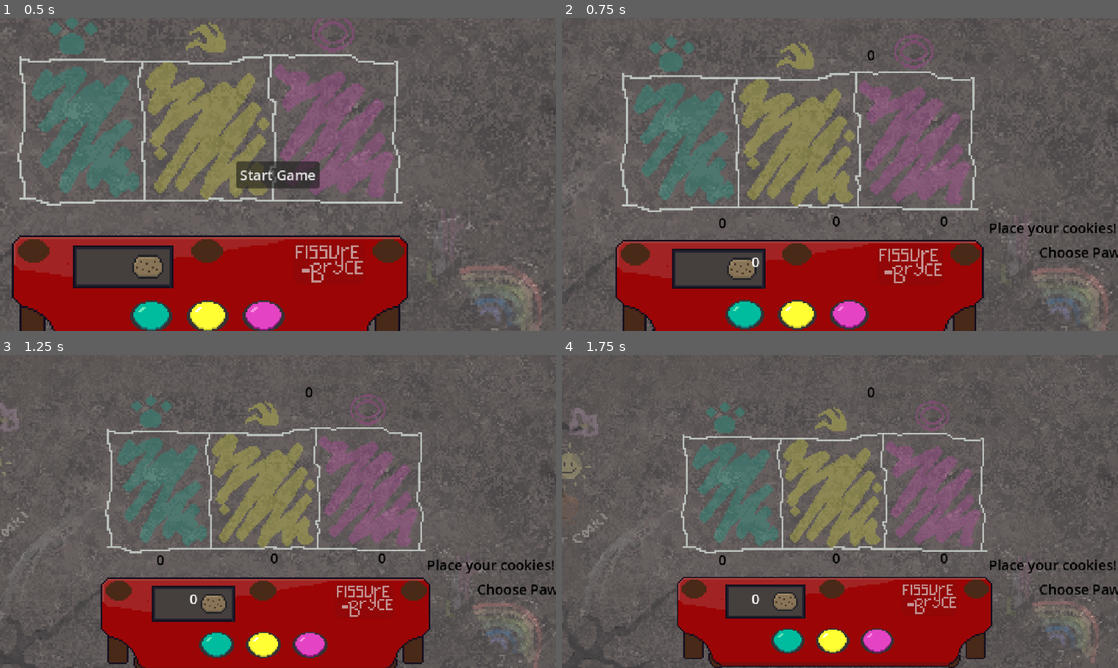
Above: before the commit, frames 1-4 (two rows, left to right).
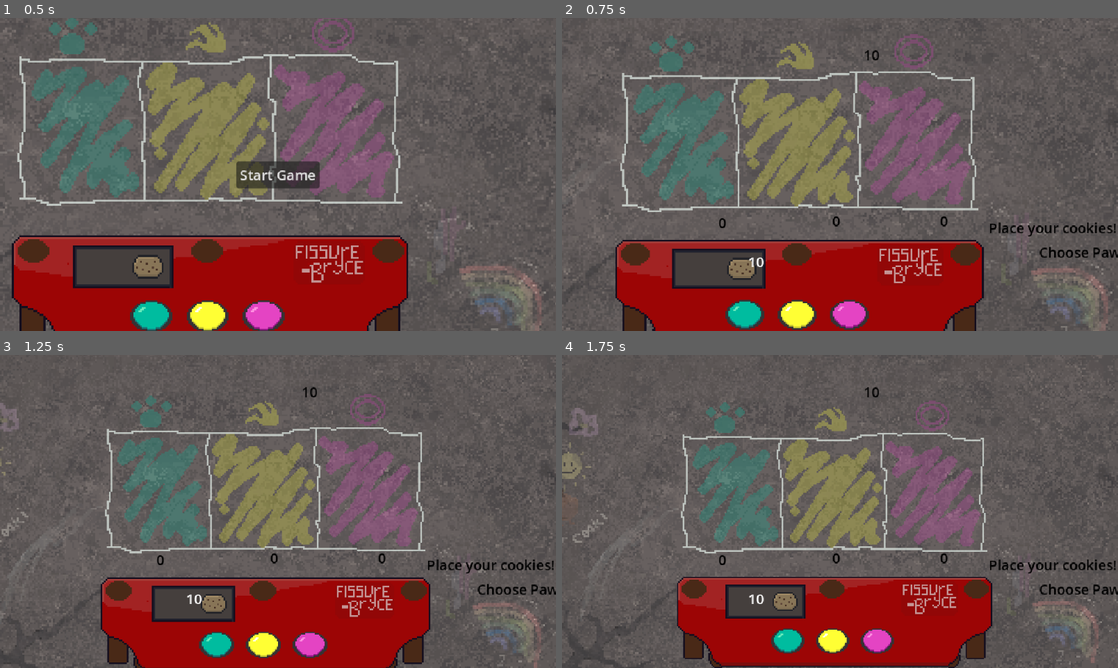
Above: after the commit, the same moments.

Repository: Sooshimi/golden-biscuit
Game: Godot game, scene res://scenes/battle_screen.tscn
The game is run twice, just before and just after one commit, with the same random seed, the same clock (stepped at 60 frames per second) and the same inputs.
Inputs (mouse positions are in pixels of both pictures, inside the frame that each line leads up to):
- Up to frame 1 (0.5 s): no input
- Up to frame 2 (0.75 s): click "Start Game" at 0.5 s
- Up to frame 3 (1.25 s): no input
- Up to frame 4 (1.75 s): move the mouse to (962, 495) at 1.27 s; click (962, 495) at 1.35 s

Frame 1 is identical in both runs. In frame 2, less than 0.1% of the frame differs, in the area x 33-57%, y 10-80%; in frame 3, less than 0.1%; in frame 4, less than 0.1%.

Commit message:
Update battle_screen.gd

Diff:
--- a/scripts/battle_screen/battle_screen.gd
+++ b/scripts/battle_screen/battle_screen.gd
@@ -46,6 +46,7 @@
 
 func _ready() -> void:
 	camera.global_position = menu_camera_global_position
+	update_score()
 	ui.hide()
 	bet_area.hide()
 	$MainMenuMusic.play()
